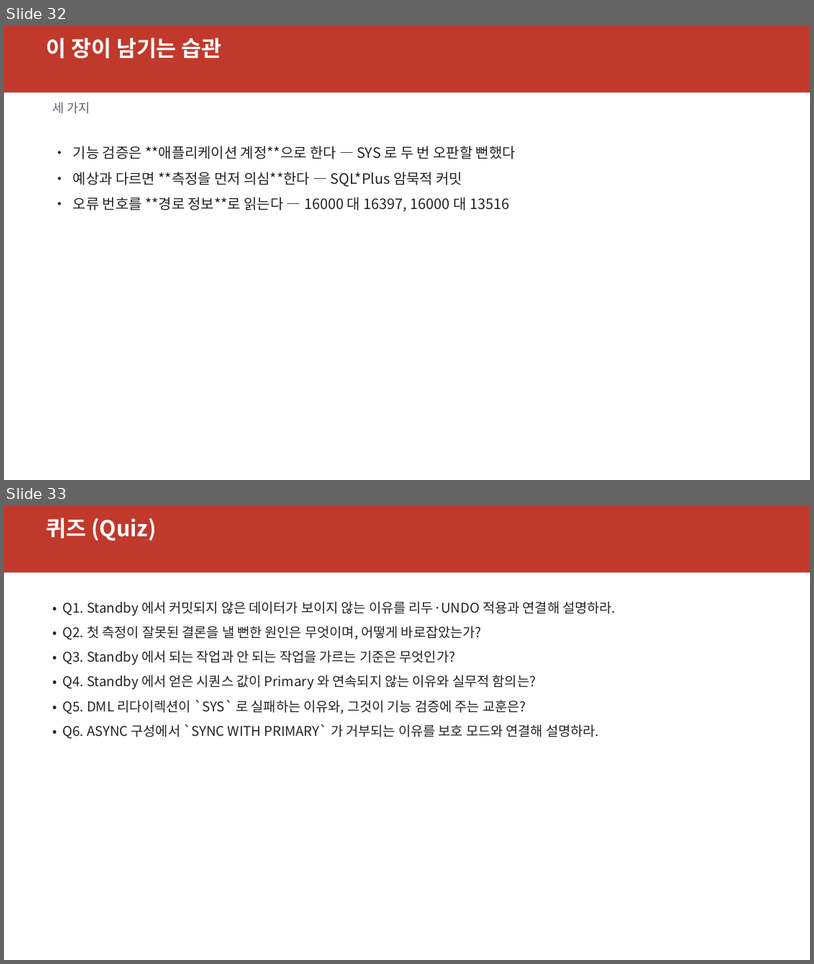
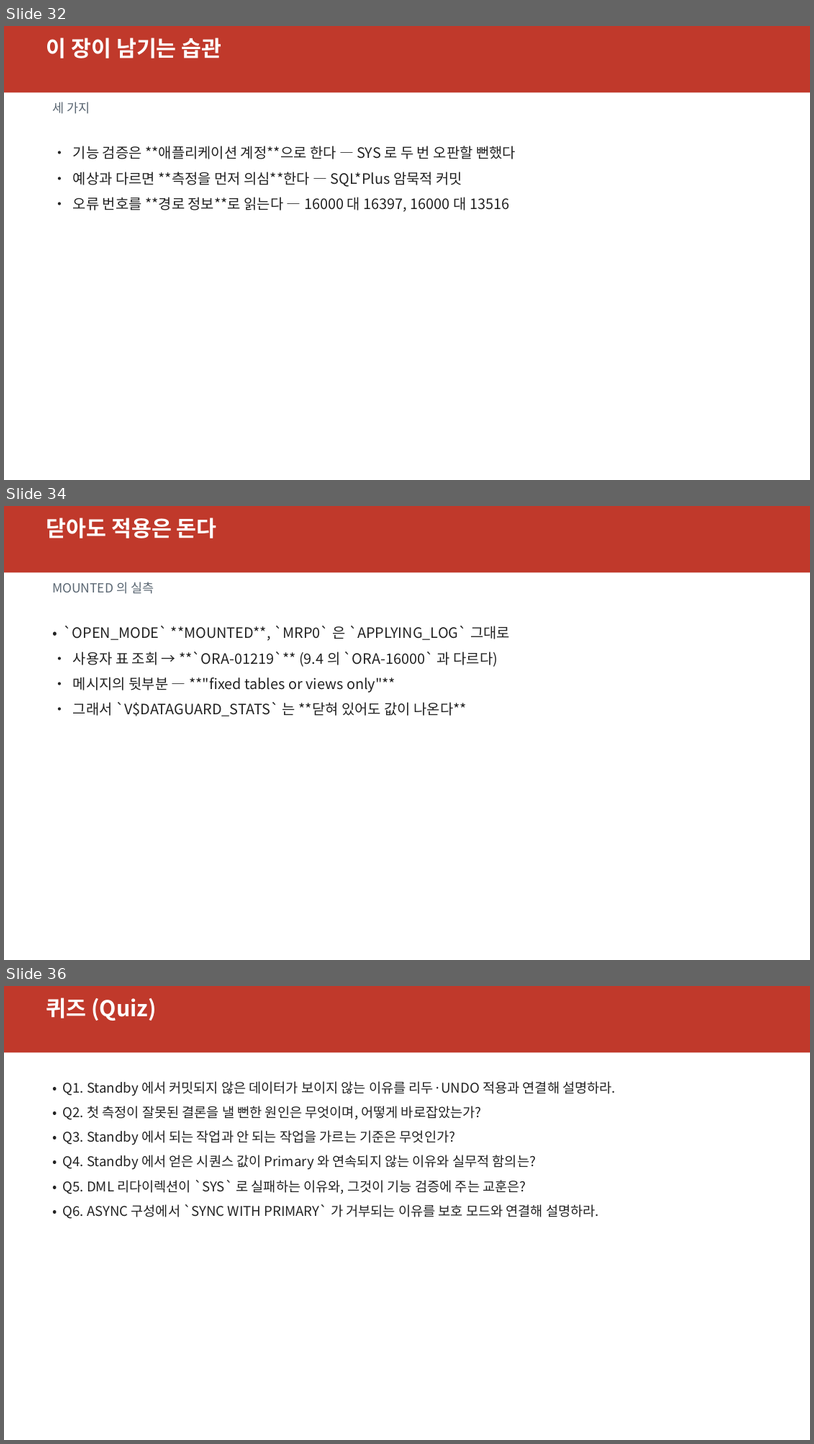
Before and after one commit to elpisk/OracleManual, a slide deck: ADG/09장/9장_ActiveDataGuard_실시간조회와DML리다이렉션.pptx. Shown one above the other, each under a label of ours: slides 32 and 33 before the commit, slides 32, 34 and 36 after it; the slides between them are not shown. The pictures are 814x964 and 814x1444 pixels, drawn with LibreOffice and Linux fonts; fonts in the diff are those of the drawing. Boxes give left, top, right and bottom in pixels: in the first picture for what was removed or moved away, otherwise in the second. Text is boxed around its words. In the diff, an @@ line names an element or a change of style, - is before the commit and + after.

```diff
--- a/ADG/09장/9장_ActiveDataGuard_실시간조회와DML리다이렉션.pptx
+++ b/ADG/09장/9장_ActiveDataGuard_실시간조회와DML리다이렉션.pptx
@@ slide 34 added at [4, 506, 810, 960], background #FFFFFF @@
@@ rectangle added at [4, 506, 810, 572], fill #C0392B @@
@@ text added at [46, 518, 217, 538], 26 pt, text #FFFFFF, bold @@
+닫아도 적용은 돈다
@@ text added at [52, 582, 154, 594], 15 pt, text #5A6672 @@
+MOUNTED 의 실측
@@ text added at [64, 626, 510, 716], 17 pt, text #222222 @@
+• `OPEN_MODE` **MOUNTED**, `MRP0` 은 `APPLYING_LOG` 그대로
+• 사용자 표 조회 → **`ORA-01219`** (9.4 의 `ORA-16000` 과 다르다)
+• 메시지의 뒷부분 — **"fixed tables or views only"**
+• 그래서 `V$DATAGUARD_STATS` 는 **닫혀 있어도 값이 나온다**
@@ what was slide 33 is now slide 36 @@
```
Also in this commit, not shown: 4 slides changed, 2 other slides added, 12 other files.
